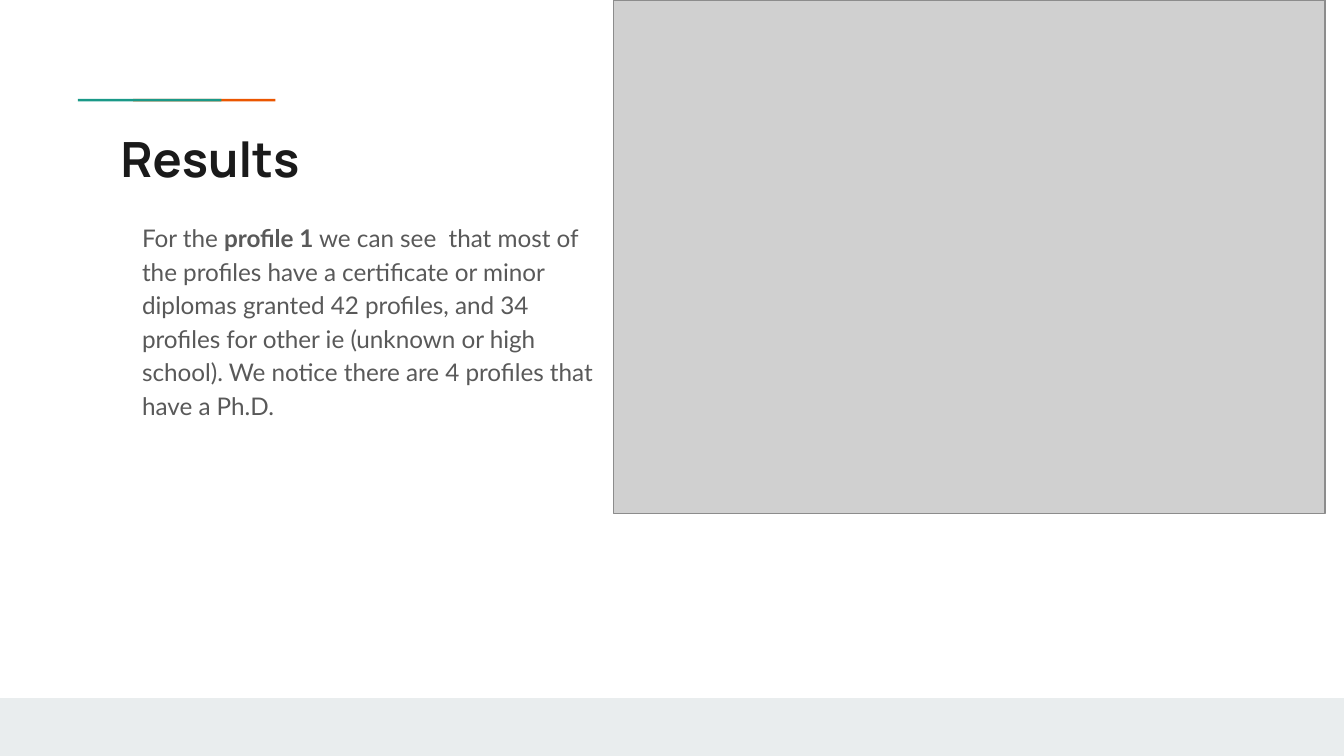
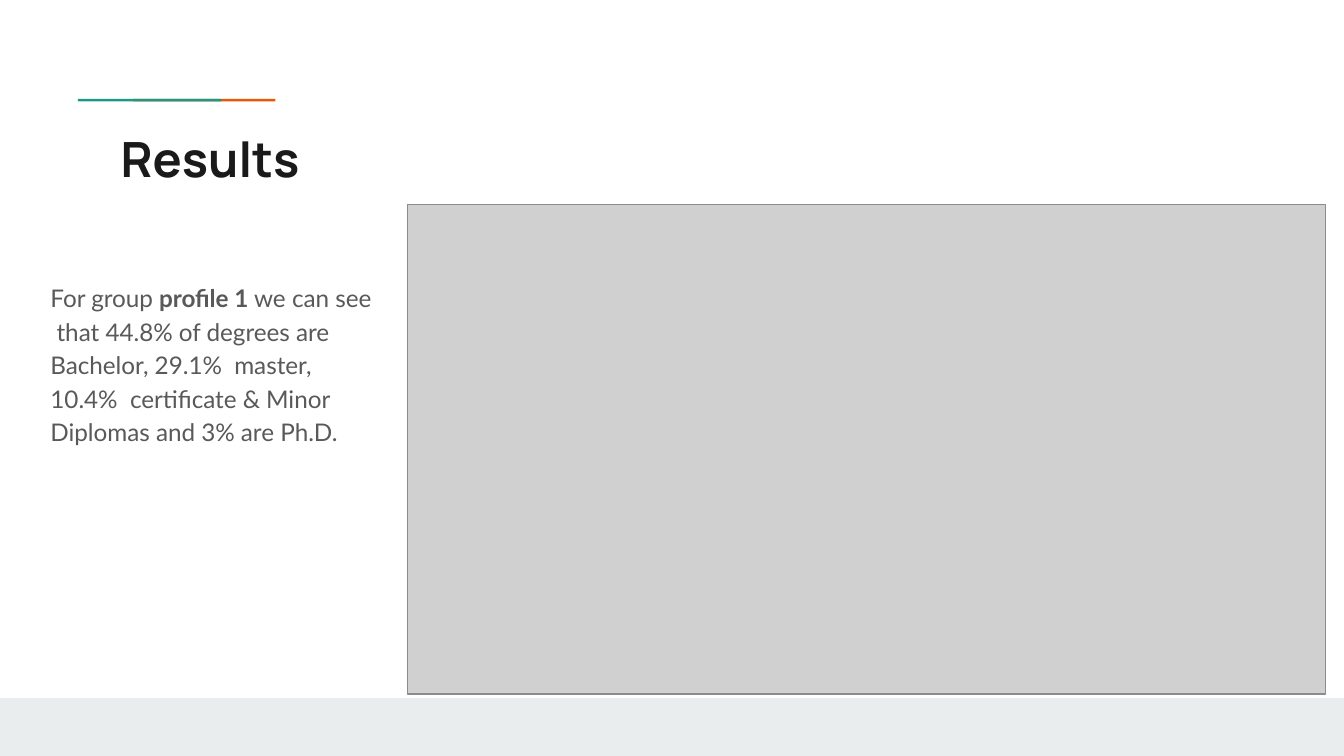
Before and after one commit to B1o0b1/Ayiti_analytics_capstone_project, a slide deck: slide 9 of Capstone_Project_Jean_Franco_Chosson.pptx. Drawn at 1344x756 pixels with LibreOffice and Linux fonts; fonts in the diff are those of the drawing; grey boxes stand for pictures; background and template pictures are left out. Boxes give left, top, right and bottom in pixels: in the first picture for what was removed or moved away, otherwise in the second. Text is boxed around its words. In the diff, an @@ line names an element or a change of style, - is before the commit and + after.

```diff
--- a/Capstone_Project_Jean_Franco_Chosson.pptx
+++ b/Capstone_Project_Jean_Franco_Chosson.pptx
@@ picture removed at <box>614,0,1325,513</box> @@
@@ picture added at <box>407,204,1325,694</box> @@
@@ text at <box>50,289,371,445</box>: text changed @@
-For the profile 1 we can see that most of the profiles have a certificate or minor diplomas granted 42 profiles, and 34 profiles for other ie (unknown or high school). We notice there are 4 profiles that have a Ph.D.
+For group profile 1 we can see that 44.8% of degrees are Bachelor, 29.1% master, 10.4% certificate & Minor Diplomas and 3% are Ph.D.
```
Also in this commit, not shown: 9 other slides changed, 14 slides added, 9 slides removed, 1 other file.
